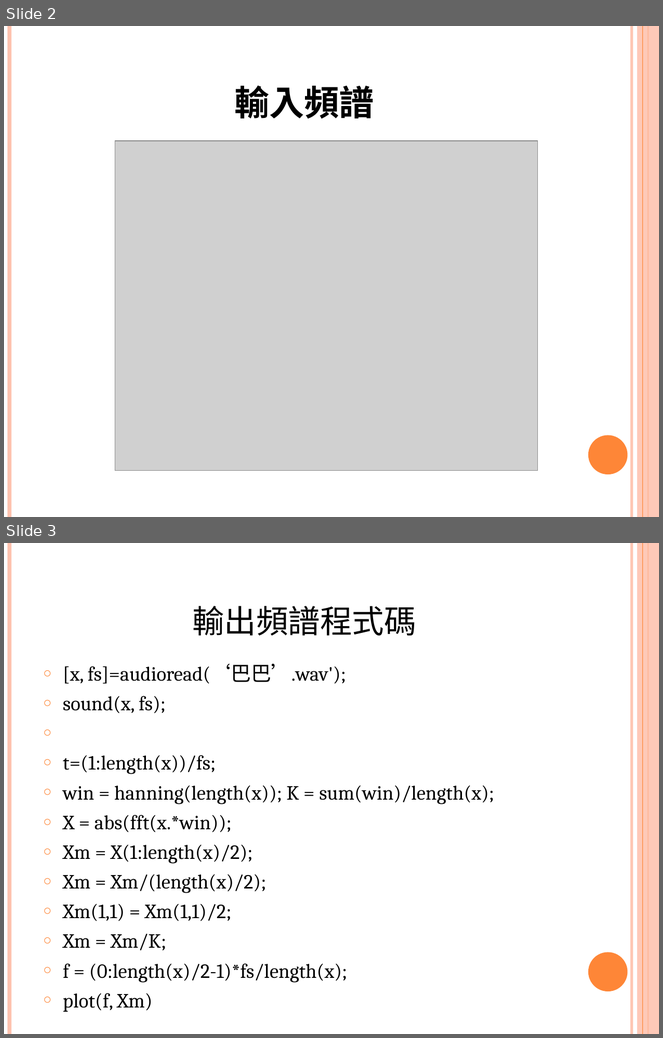
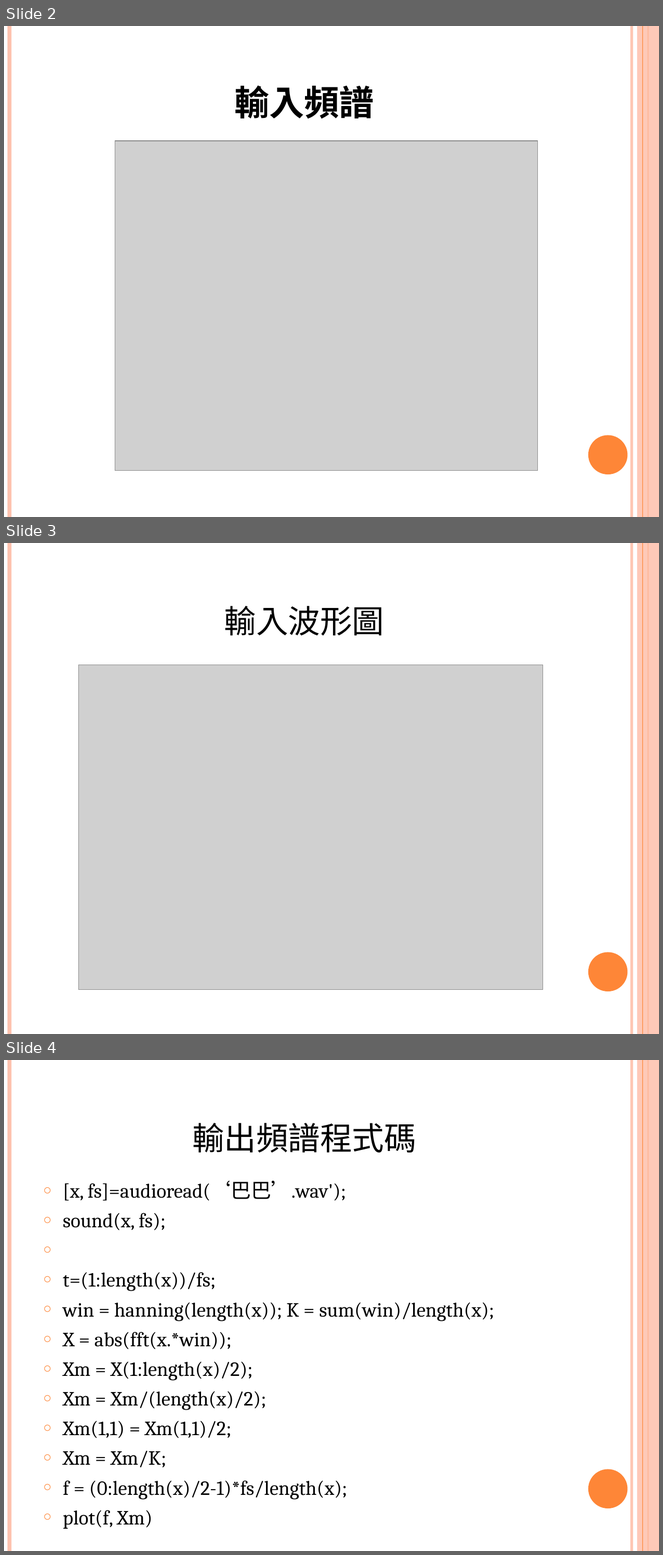
Before and after one commit to ChiuChaoWen/105820025, a slide deck: DSP-HW1.pptx. Shown one above the other, each under a label of ours: slides 2 and 3 before the commit, slides 2, 3 and 4 after it. The pictures are 663x1038 and 663x1555 pixels, drawn with LibreOffice and Linux fonts; fonts in the diff are those of the drawing; grey boxes stand for pictures. Boxes give left, top, right and bottom in pixels: in the first picture for what was removed or moved away, otherwise in the second. Text is boxed around its words. In the diff, an @@ line names an element or a change of style, - is before the commit and + after.

```diff
--- a/DSP-HW1.pptx
+++ b/DSP-HW1.pptx
@@ slide 3 added at [4, 543, 659, 1034], background #FFFFFF; not listed: 6 template elements that a slide beside it also shows @@
@@ title added at [224, 606, 385, 636], 44 pt, text #000000, small capitals @@
+輸入波形圖
@@ picture added at [79, 665, 543, 990] @@
@@ what was slide 3 is now slide 4 @@
```
Also in this commit, not shown: 2 slides changed, 2 other slides added, 2 slides removed, 5 other files.
